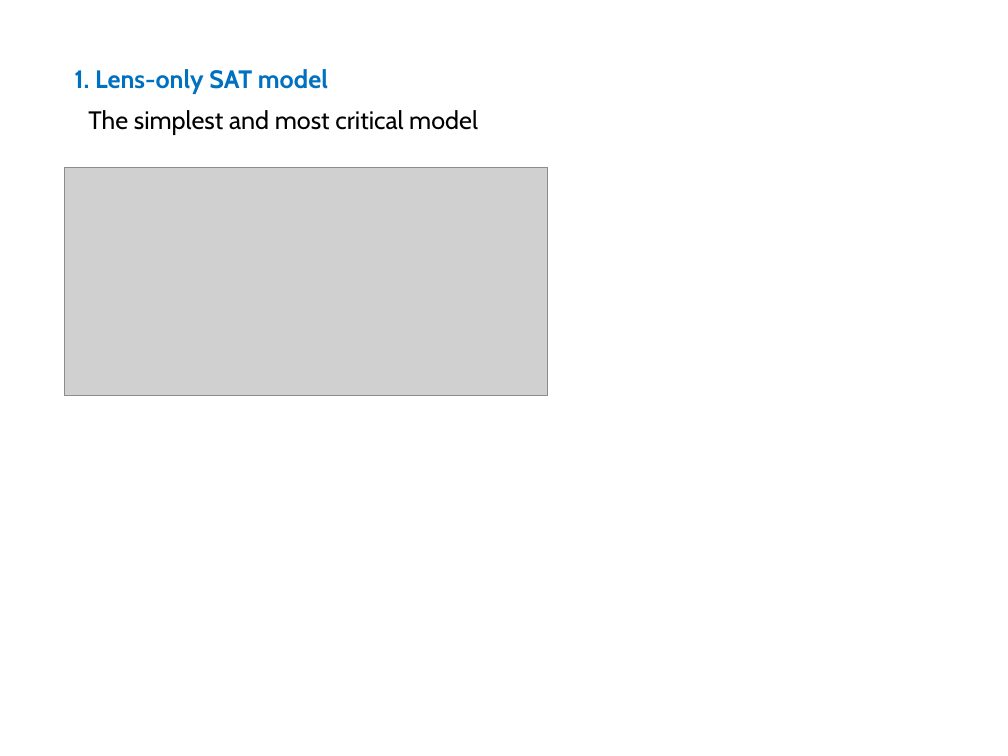
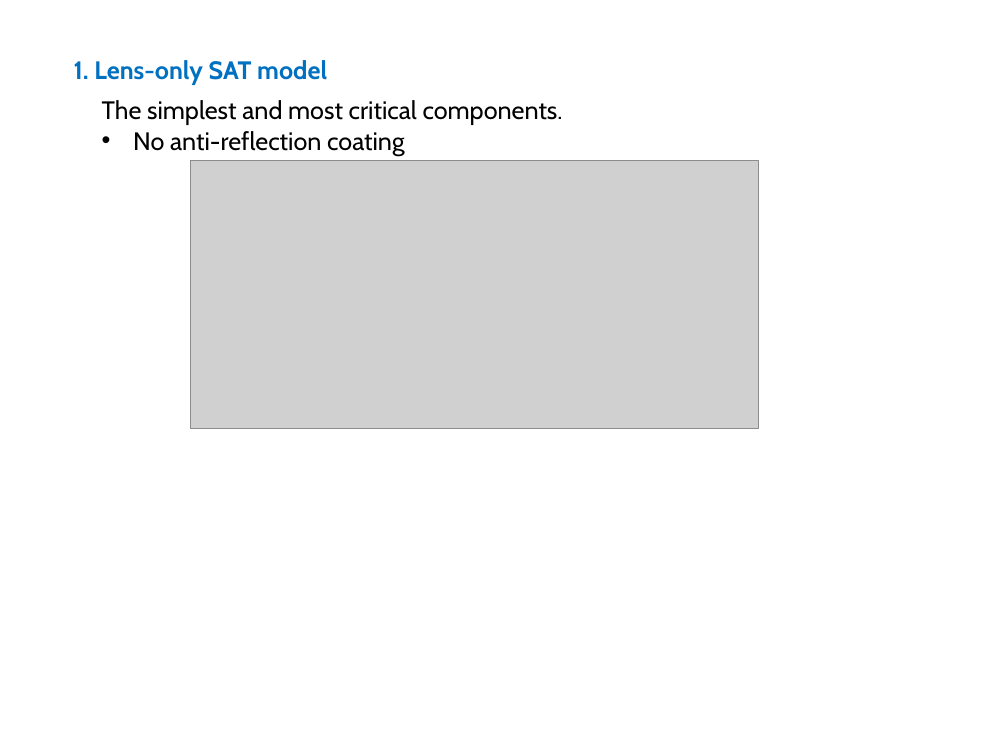
Before and after one commit to XiaodongRencologne/SATpopy, a slide deck: slide 2 of report/SAT_simulation.pptx. Drawn at 1008x756 pixels with LibreOffice and Linux fonts; fonts in the diff are those of the drawing; grey boxes stand for pictures. Boxes give left, top, right and bottom in pixels: in the first picture for what was removed or moved away, otherwise in the second. Text is boxed around its words. In the diff, an @@ line names an element or a change of style, - is before the commit and + after.

```diff
--- a/report/SAT_simulation.pptx
+++ b/report/SAT_simulation.pptx
@@ text "1. Lens-only SAT model": place and size @@
-text "1. Lens-only SAT model" at [74, 69, 328, 94]
+text "1. Lens-only SAT model" at [74, 60, 327, 85]
@@ text at [102, 100, 563, 156]: text changed @@
-The simplest and most critical model
+The simplest and most critical components.
+• No anti-reflection coating
@@ picture removed at [65, 168, 547, 396] @@
@@ picture added at [191, 161, 758, 429] @@
```
Also in this commit, not shown: 1 other slide changed, 11 other files.
